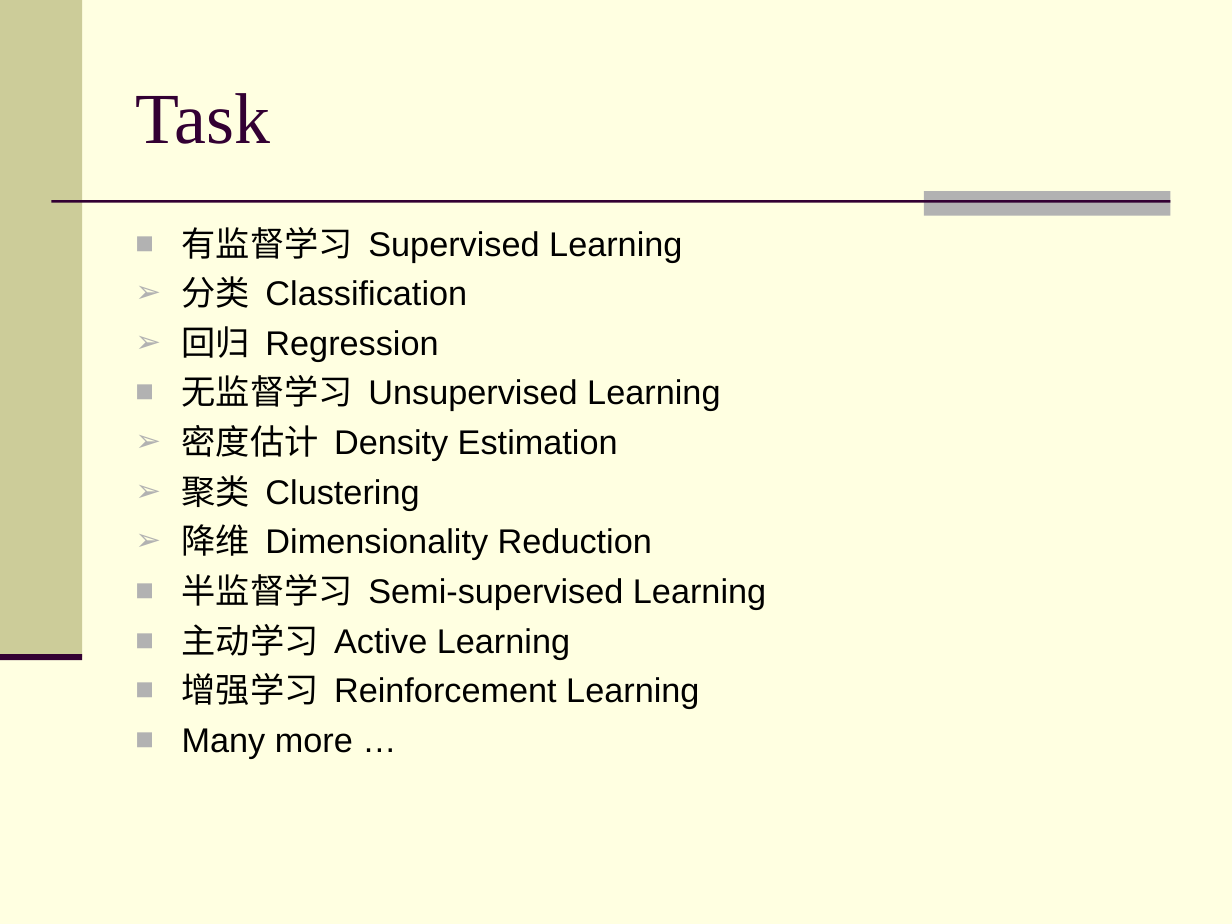
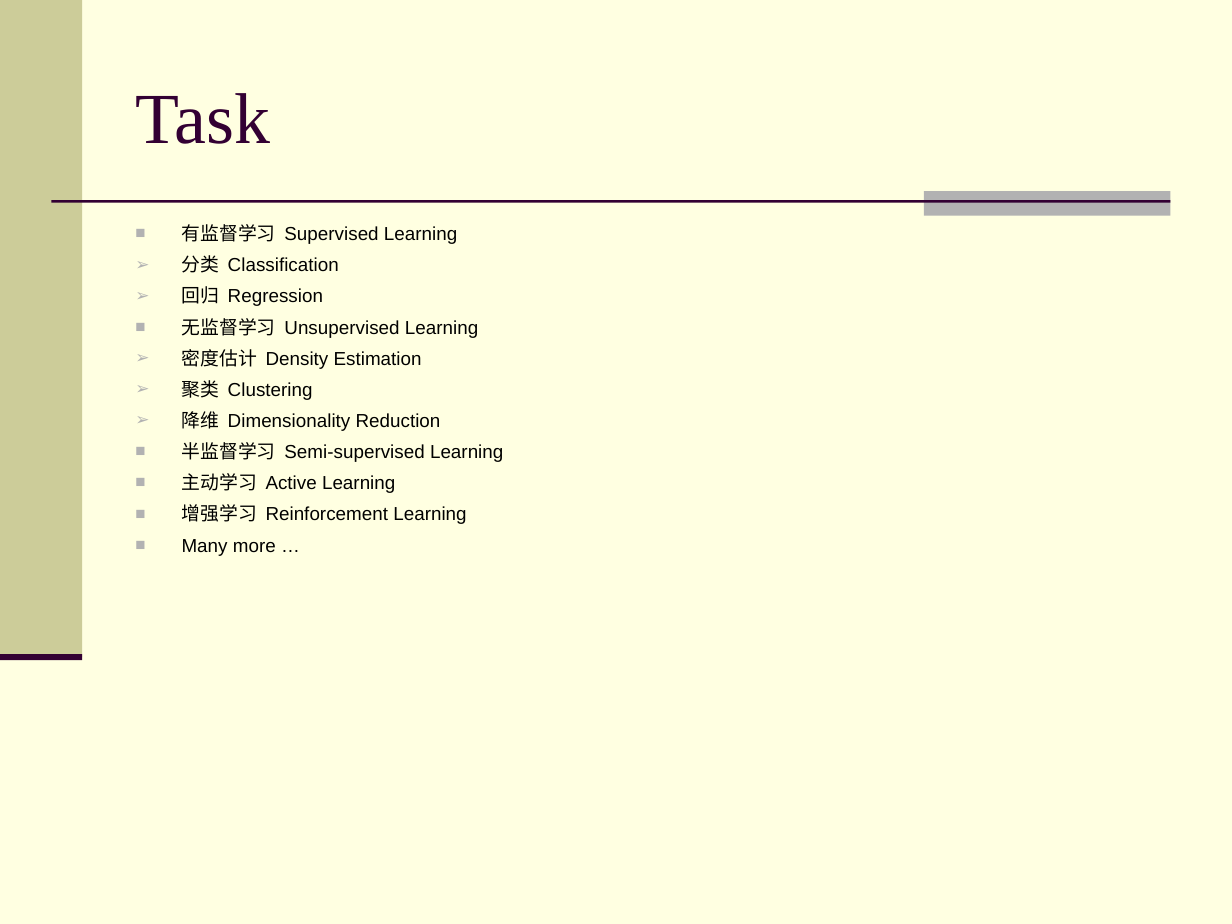
Before and after one commit to clickwise/user_click, a slide deck: slide 4 of docs/Introduction to Machine Learning.ppt. Drawn at 1232x924 pixels with LibreOffice and Linux fonts; fonts in the diff are those of the drawing. Boxes give left, top, right and bottom in pixels: in the first picture for what was removed or moved away, otherwise in the second. Text is boxed around its words. In the diff, an @@ line names an element or a change of style, - is before the commit and + after.

```diff
--- a/docs/Introduction to Machine Learning.ppt
+++ b/docs/Introduction to Machine Learning.ppt
@@ text "有监督学习 Supervised Learning" at (182,224,503,556): size 20 to 11 pt @@
```
Also in this commit, not shown: 3 other slides changed, 5 slides added, 3 slides removed, 3 other files.
